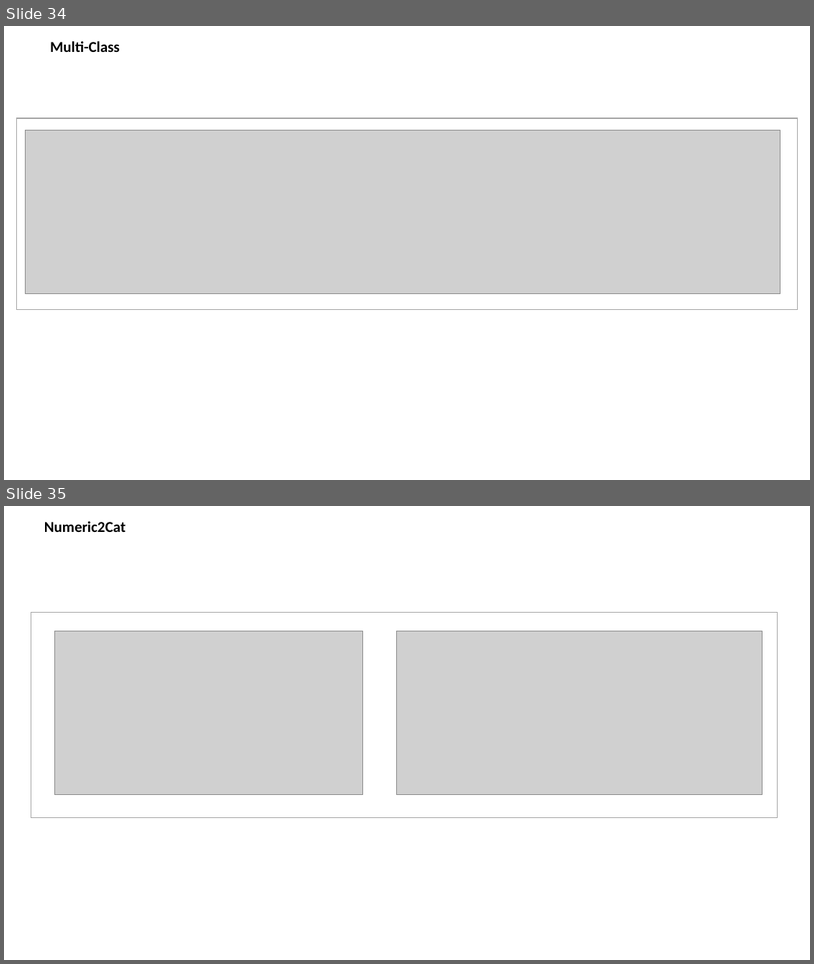
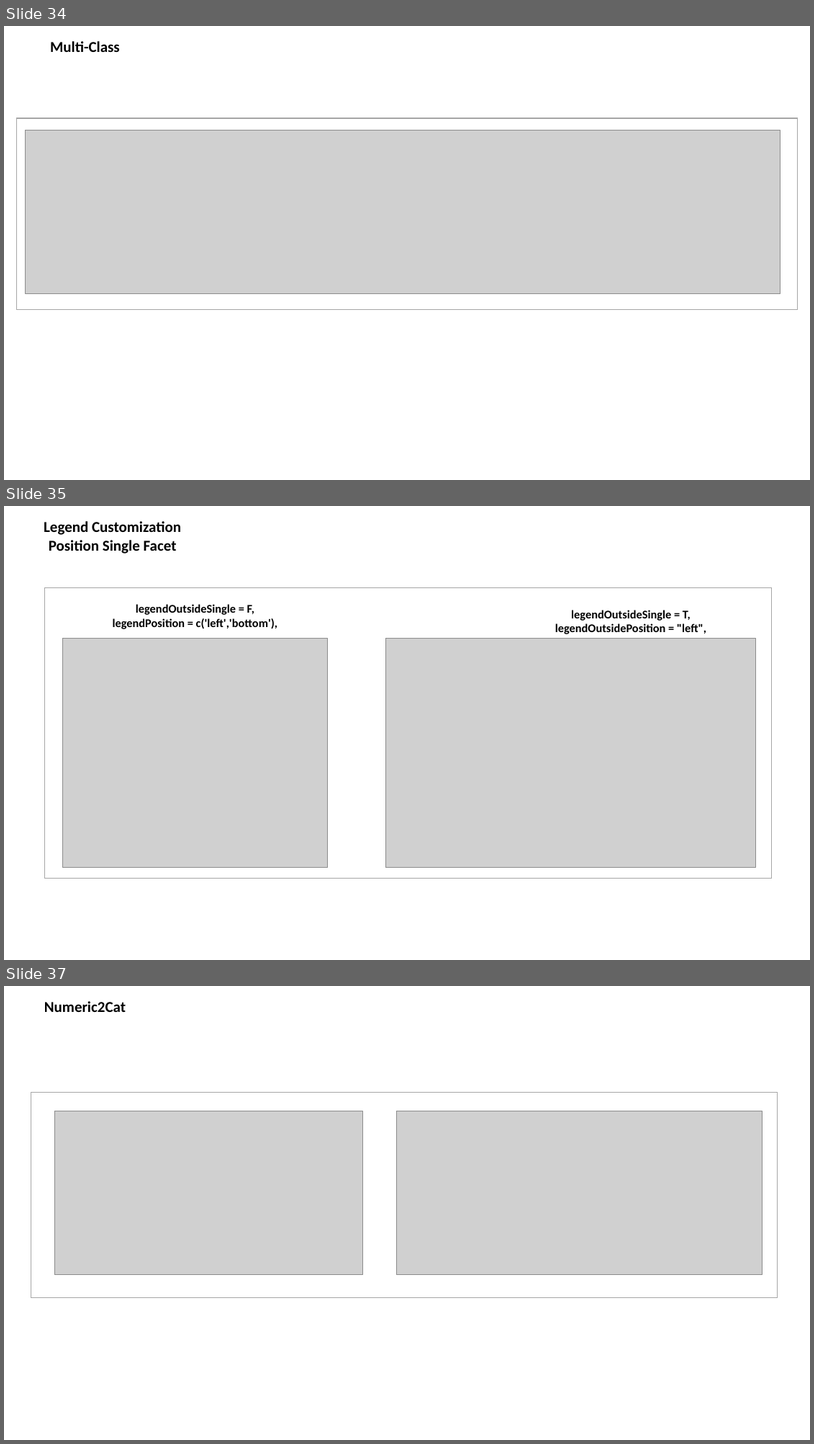
Before and after one commit to JGCRI/rmap, a slide deck: vignettes/vignetteFigs/00vignetteFigs.pptx. Shown one above the other, each under a label of ours: slides 34 and 35 before the commit, slides 34, 35 and 37 after it; the slides between them are not shown. The pictures are 814x964 and 814x1444 pixels, drawn with LibreOffice and Linux fonts; fonts in the diff are those of the drawing; grey boxes stand for pictures. Boxes give left, top, right and bottom in pixels: in the first picture for what was removed or moved away, otherwise in the second. Text is boxed around its words. In the diff, an @@ line names an element or a change of style, - is before the commit and + after.

Commit message:
Updating legend documentation

```diff
--- a/vignettes/vignetteFigs/00vignetteFigs.pptx
+++ b/vignettes/vignetteFigs/00vignetteFigs.pptx
@@ slide 35 added at bbox=[4, 506, 810, 960], background #FFFFFF @@
@@ text added at bbox=[44, 521, 181, 554], 18 pt, text #000000, bold @@
+Legend Customization Position Single Facet
@@ rectangle added at bbox=[44, 587, 772, 878], outline #A6A6A6 1 pt @@
@@ text added at bbox=[113, 604, 278, 629], 14 pt, text #000000, bold @@
+legendOutsideSingle = F,
+legendPosition = c('left','bottom'),
@@ text added at bbox=[556, 610, 707, 634], 14 pt, text #000000, bold @@
+legendOutsideSingle = T,
+legendOutsidePosition = "left",
@@ picture added at bbox=[63, 638, 328, 867] @@
@@ picture added at bbox=[386, 638, 756, 867] @@
@@ what was slide 35 is now slide 37 @@
```
Also in this commit, not shown: 1 other slide added, 6 other files.
